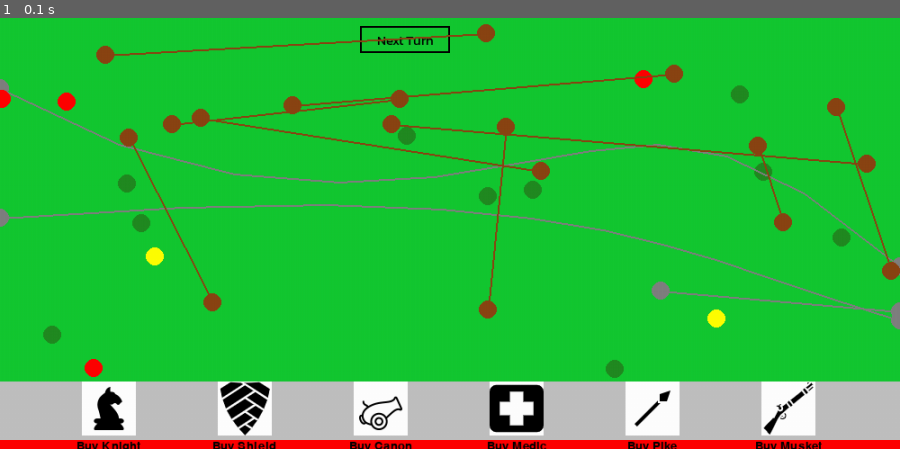
Above: before the commit, frame 1.
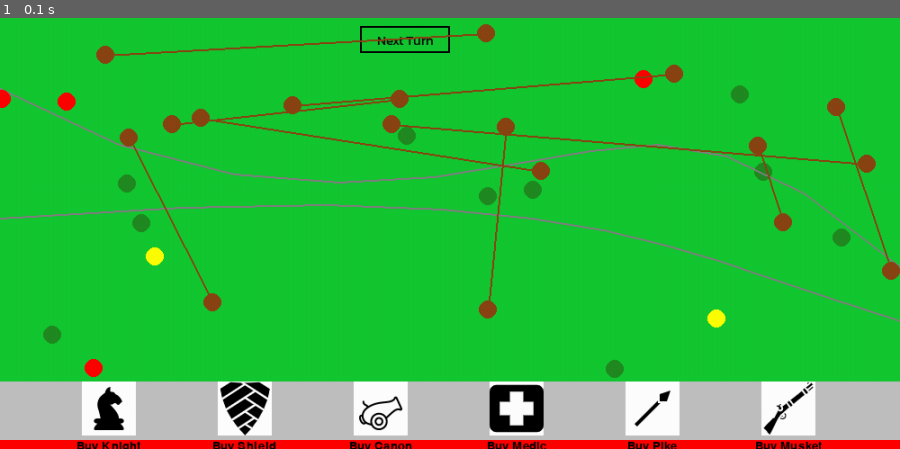
Above: after the commit, the same moment.

Repository: Nockiest/pygame-battleforge.
Game: pygame game, started from app.py
The game is run twice, just before and just after one commit, with the same random seed, the same clock (stepped at 60 frames per second) and the same inputs.
Inputs:
- Up to frame 1 (0.1 s): no input

The runs differ from the first frame. In frame 1, 0.3% of the frame differs, in the area x 0-100%, y 14-73%.

Commit message:
river ends where other begins

Diff:
--- a/battelground.py
+++ b/battelground.py
@@ -46,7 +46,7 @@
             self.forrests.append((x, y))
 
     def place_rivers(self):
-      for _ in range(self.num_rivers):
+        for _ in range(self.num_rivers):
             start_x = random.choice([0, self.width])
             start_y = random.randint(0, self.height)
             end_x = self.width - start_x
@@ -59,6 +59,8 @@
 
             points = []
             num_segments = 10
+            intersection_point = None  # Initialize the intersection point as None
+
             for i in range(num_segments + 1):
                 t = i / num_segments
                 point = self.calculate_bezier_curve(t, (start_x, start_y), (control_x1, control_y1), (control_x2, control_y2), (end_x, end_y))
@@ -68,8 +70,10 @@
 
                 for existing in self.rivers:
                     for j in range(len(existing) - 1):
-                        if do_lines_intersect(points[len(points) - 2], rounded_point, existing[j], existing[j+1]):
+                        intersection = do_lines_intersect(points[len(points) - 2], rounded_point, existing[j], existing[j+1])
+                        if intersection:
                             intersects = True  # Set the intersection flag to True
+                            intersection_point = existing[j+1]  # Store the intersection point
                             break  # Break the inner loop once an intersection is found
 
                     if intersects:  # If an intersection is found, break the outer loop
@@ -78,7 +82,10 @@
                 if intersects:  # If an intersection is found, break the loop and do not add the river
                     break
 
-             # Only add the river if there were no intersections
+            if intersection_point:
+                points[-1] = intersection_point  # Replace the last point with the intersection point
+
+            # Only add the river if there were no intersections
             self.rivers.append(points)
 
 
@@ -164,8 +171,8 @@
 
         # Draw rivers
         for points in self.rivers:
-            pygame.draw.circle(screen, (128, 128, 128), points[0], dot_radius)
-            pygame.draw.circle(screen, (128, 128, 128), points[-1], dot_radius)
+            # pygame.draw.circle(screen, (128, 128, 128), points[0], dot_radius)
+            # pygame.draw.circle(screen, (128, 128, 128), points[-1], dot_radius)
             pygame.draw.lines(screen, (128, 128, 128), False, points, 2)
         # Draw towns
         for x, y in self.towns:
